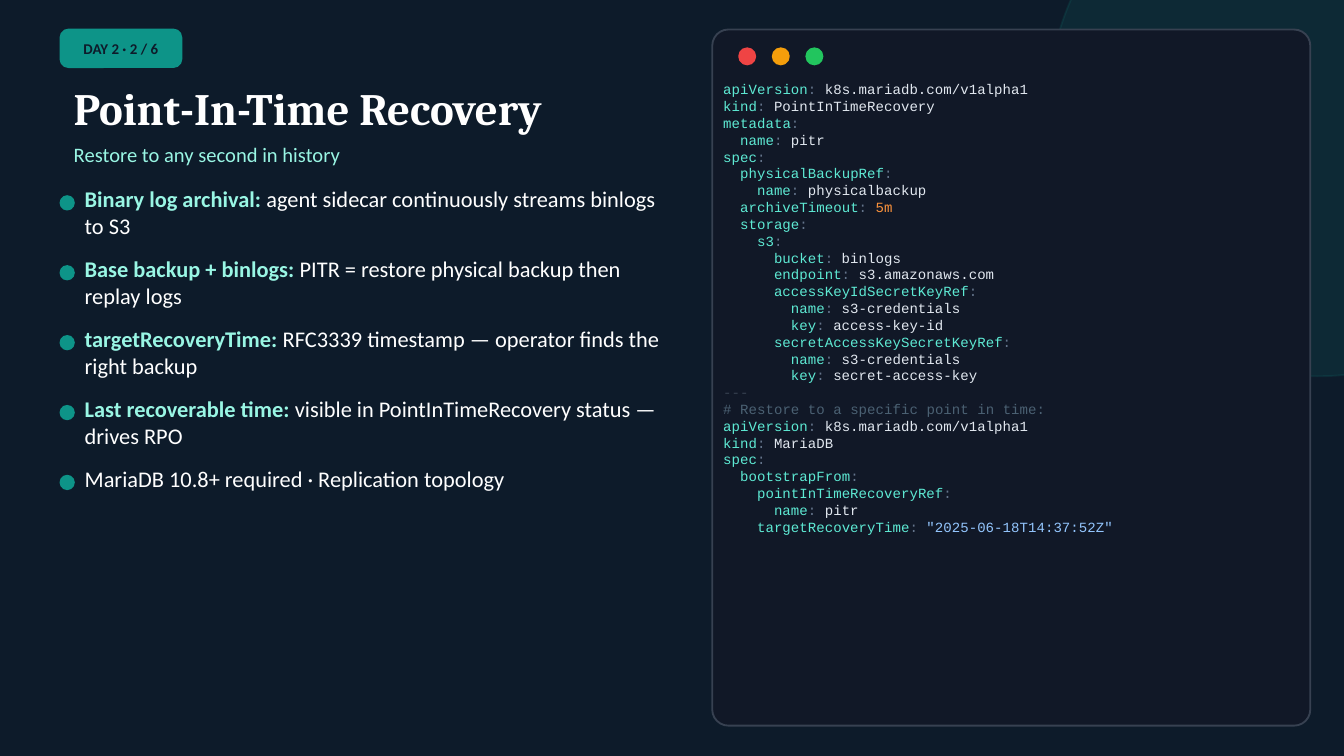
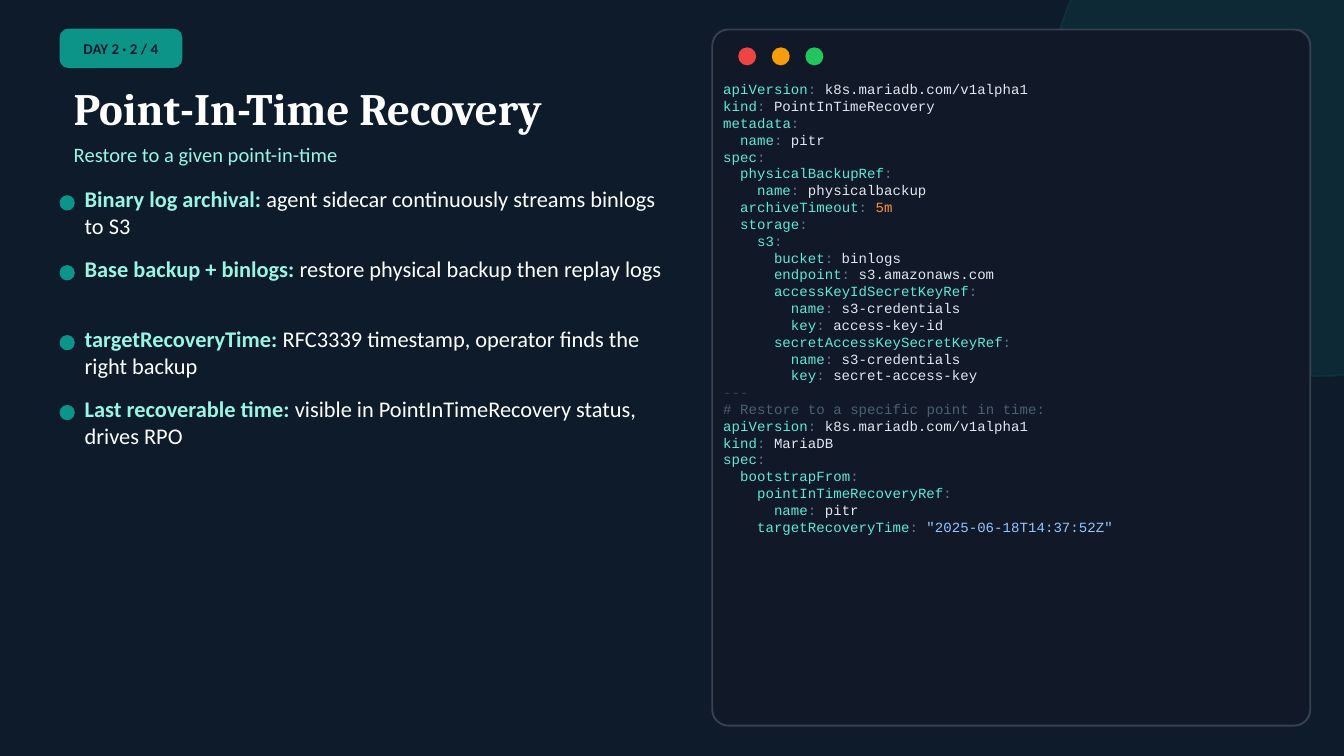
Before and after one commit to Bandwidth/mariadb-operator, a slide deck: slide 14 of demos/multi-cluster/slides/mariadb-operator.odp. Drawn at 1344x756 pixels with LibreOffice and Linux fonts; fonts in the diff are those of the drawing. Boxes give left, top, right and bottom in pixels: in the first picture for what was removed or moved away, otherwise in the second. Text is boxed around its words. In the diff, an @@ line names an element or a change of style, - is before the commit and + after.

```diff
--- a/demos/multi-cluster/slides/mariadb-operator.odp
+++ b/demos/multi-cluster/slides/mariadb-operator.odp
@@ text at bbox=[83, 44, 159, 54]: text changed @@
-DAY 2 · 2 / 6
+DAY 2 · 2 / 4
@@ text at bbox=[74, 148, 337, 166]: text changed @@
-Restore to any second in history
+Restore to a given point-in-time
@@ text at bbox=[85, 261, 661, 281]: text changed @@
-Base backup + binlogs: PITR = restore physical backup then replay logs
+Base backup + binlogs: restore physical backup then replay logs
@@ text at bbox=[85, 331, 639, 378]: text changed @@
-targetRecoveryTime: RFC3339 timestamp — operator finds the right backup
+targetRecoveryTime: RFC3339 timestamp, operator finds the right backup
@@ text at bbox=[85, 401, 636, 444]: text changed @@
-Last recoverable time: visible in PointInTimeRecovery status — drives RPO
+Last recoverable time: visible in PointInTimeRecovery status, drives RPO
@@ ellipse removed at bbox=[60, 476, 74, 489] @@
@@ text removed at bbox=[85, 471, 504, 491] @@
-MariaDB 10.8+ required · Replication topology
```
Also in this commit, not shown: 18 other slides changed, 3 other files.
